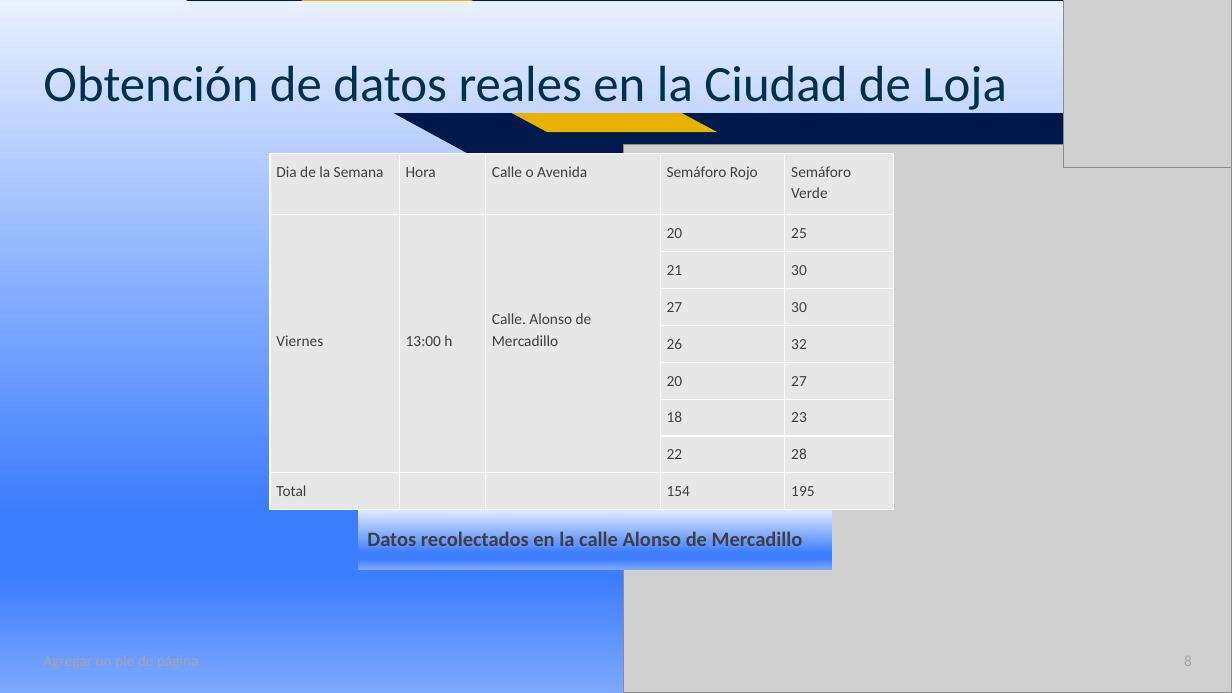
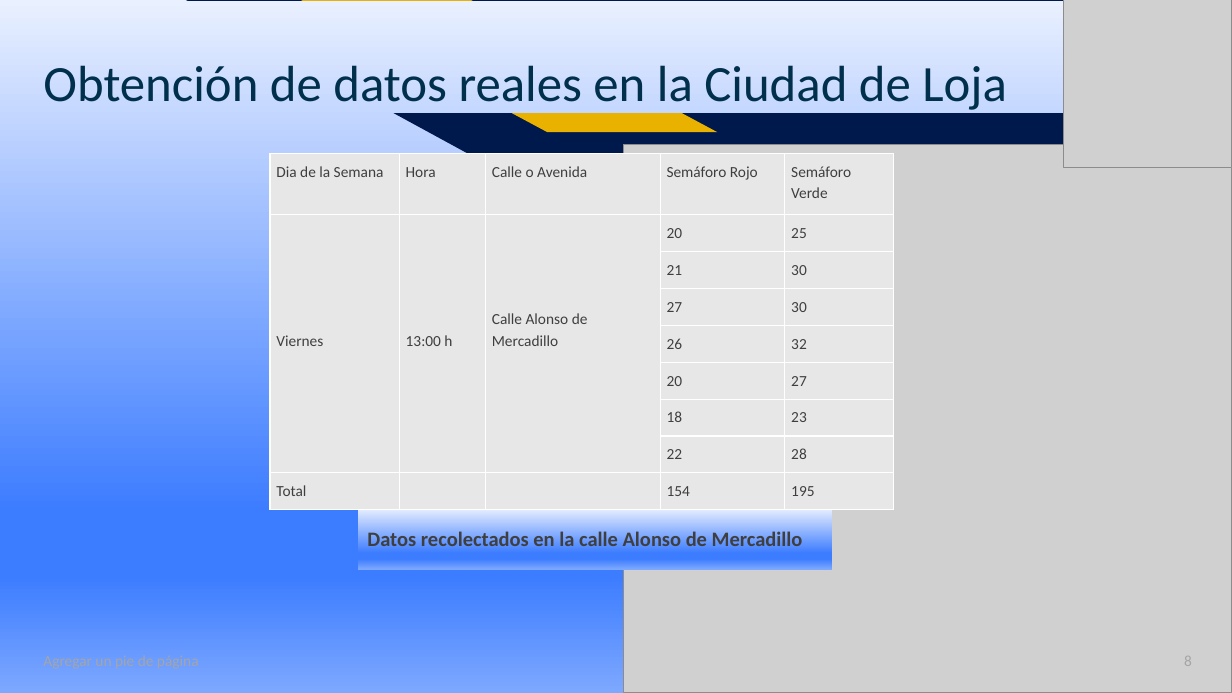
Before and after one commit to DeibyCalva/Proyecto_Netlogo, a slide deck: slide 8 of PRESENTACION NETLOGO.pptx. Drawn at 1232x693 pixels with LibreOffice and Linux fonts; fonts in the diff are those of the drawing; grey boxes stand for pictures. Boxes give left, top, right and bottom in pixels: in the first picture for what was removed or moved away, otherwise in the second. Text is boxed around its words. In the diff, an @@ line names an element or a change of style, - is before the commit and + after.

```diff
--- a/PRESENTACION NETLOGO.pptx
+++ b/PRESENTACION NETLOGO.pptx
@@ table at (270, 153, 894, 510) @@
-row 2, column 3: Calle. Alonso de Mercadillo
+row 2, column 3: Calle Alonso de Mercadillo
```
Also in this commit, not shown: 3 other slides changed, 2 other files.
